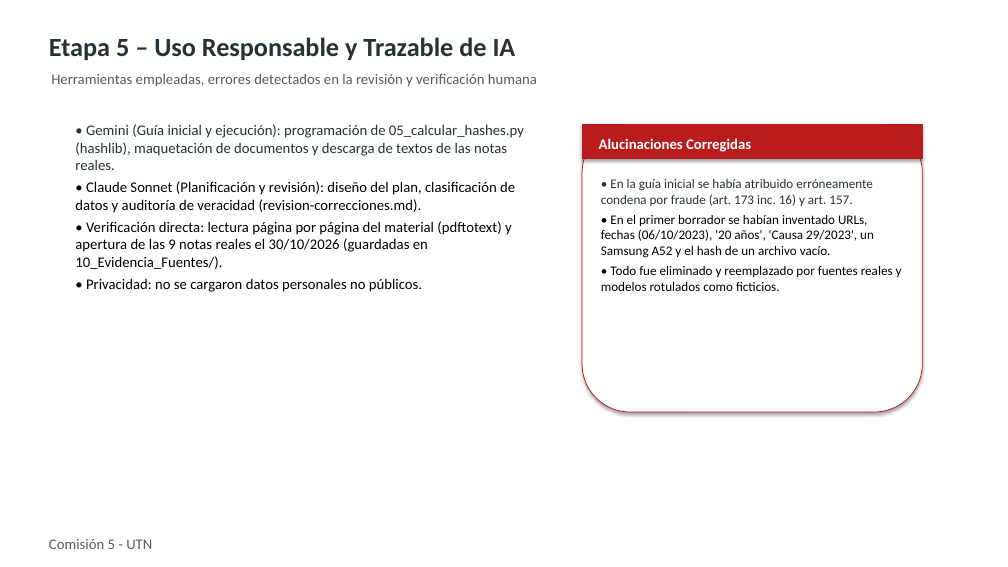
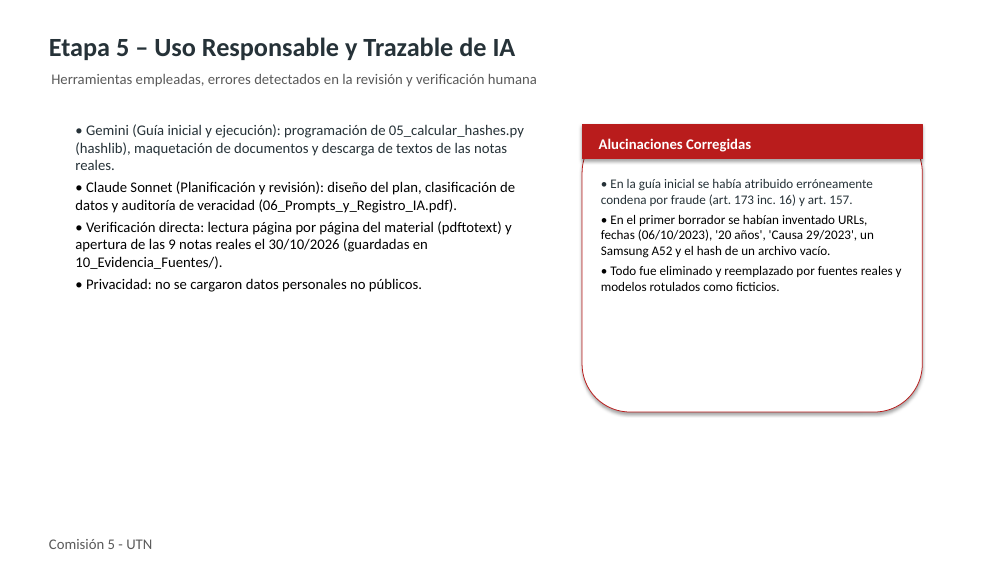
Before and after one commit to GonzaVega/TPI-Legislacion, a slide deck: slide 7 of resolucion-consignas/presentacion-y-guion/Presentacion_TPI_Eje1.pptx. Drawn at 1008x567 pixels with LibreOffice and Linux fonts; fonts in the diff are those of the drawing. Boxes give left, top, right and bottom in pixels: in the first picture for what was removed or moved away, otherwise in the second. Text is boxed around its words. In the diff, an @@ line names an element or a change of style, - is before the commit and + after.

```diff
--- a/resolucion-consignas/presentacion-y-guion/Presentacion_TPI_Eje1.pptx
+++ b/resolucion-consignas/presentacion-y-guion/Presentacion_TPI_Eje1.pptx
@@ text at bbox=[75, 181, 515, 213]: text changed @@
-• Claude Sonnet (Planificación y revisión): diseño del plan, clasificación de datos y auditoría de veracidad (revision-correcciones.md).
+• Claude Sonnet (Planificación y revisión): diseño del plan, clasificación de datos y auditoría de veracidad (06_Prompts_y_Registro_IA.pdf).
```
Also in this commit, not shown: 1 other slide changed, 24 other files.
